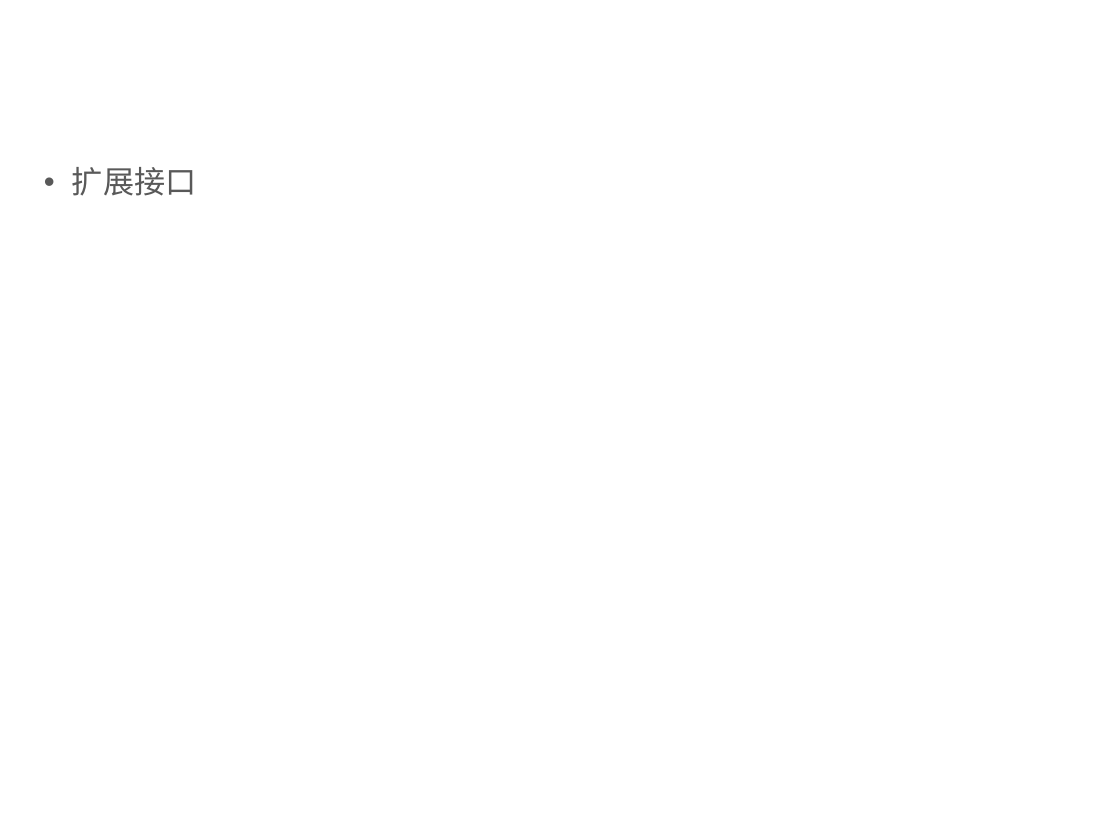
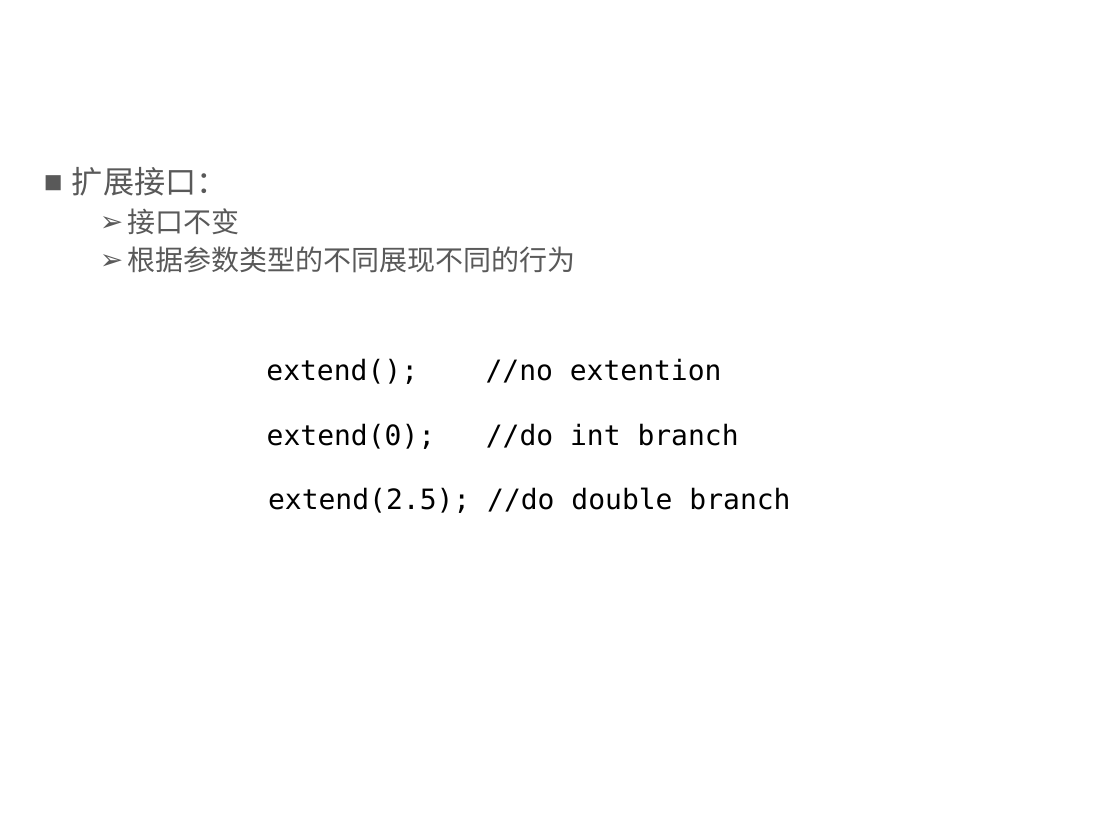
Before and after one commit to qicosmos/cppcon2017, a slide deck: slide 12 of CPP-Summit.pptx (slide 9 before the commit). Drawn at 1120x840 pixels with LibreOffice and Linux fonts; fonts in the diff are those of the drawing; background and template pictures are left out. Boxes give left, top, right and bottom in pixels: in the first picture for what was removed or moved away, otherwise in the second. Text is boxed around its words. In the diff, an @@ line names an element or a change of style, - is before the commit and + after.

```diff
--- a/CPP-Summit.pptx
+++ b/CPP-Summit.pptx
@@ text at bbox=[72, 167, 576, 273]: text changed; size 20 to 18 pt; font Arial to Noto Sans CJK SC @@
-• 扩展接口
+■ 扩展接口：
+  ➢ 接口不变
+  ➢ 根据参数类型的不同展现不同的行为
@@ text added at bbox=[266, 358, 722, 384], 18 pt, text #000000 @@
+extend(); //no extention
@@ text added at bbox=[267, 423, 739, 449], 18 pt, text #000000 @@
+extend(0); //do int branch
@@ text added at bbox=[268, 487, 790, 513], 18 pt, text #000000 @@
+extend(2.5); //do double branch
```
Also in this commit, not shown: 2 other slides changed, 4 slides added, 1 slide removed.
